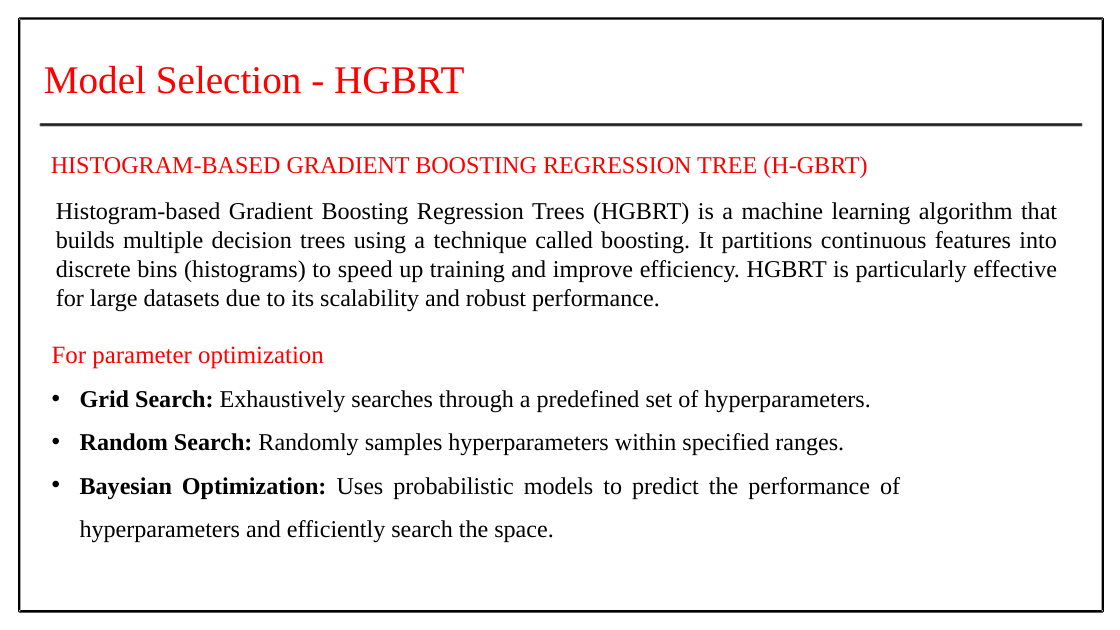
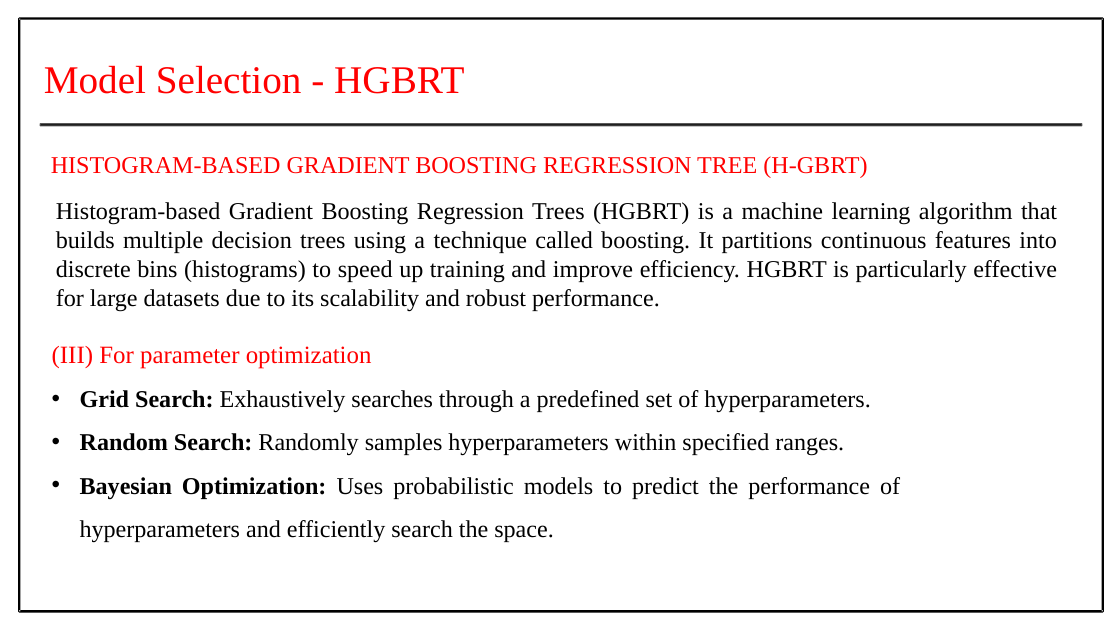
Before and after one commit to Prithiv-vijai/5g_MEC, a slide deck: slide 40 of Batch_4 IT-G2 review 1.pptx (slide 34 before the commit). Drawn at 1120x630 pixels with LibreOffice and Linux fonts; fonts in the diff are those of the drawing. Boxes give left, top, right and bottom in pixels: in the first picture for what was removed or moved away, otherwise in the second. Text is boxed around its words. In the diff, an @@ line names an element or a change of style, - is before the commit and + after.

```diff
--- a/Batch_4 IT-G2 review 1.pptx
+++ b/Batch_4 IT-G2 review 1.pptx
@@ text at (x1=52, y1=346, x2=372, y2=369): text changed @@
-  For parameter optimization
+  (III) For parameter optimization
```
Also in this commit, not shown: 23 other slides changed, 9 slides added, 3 slides removed, 1 other file.
